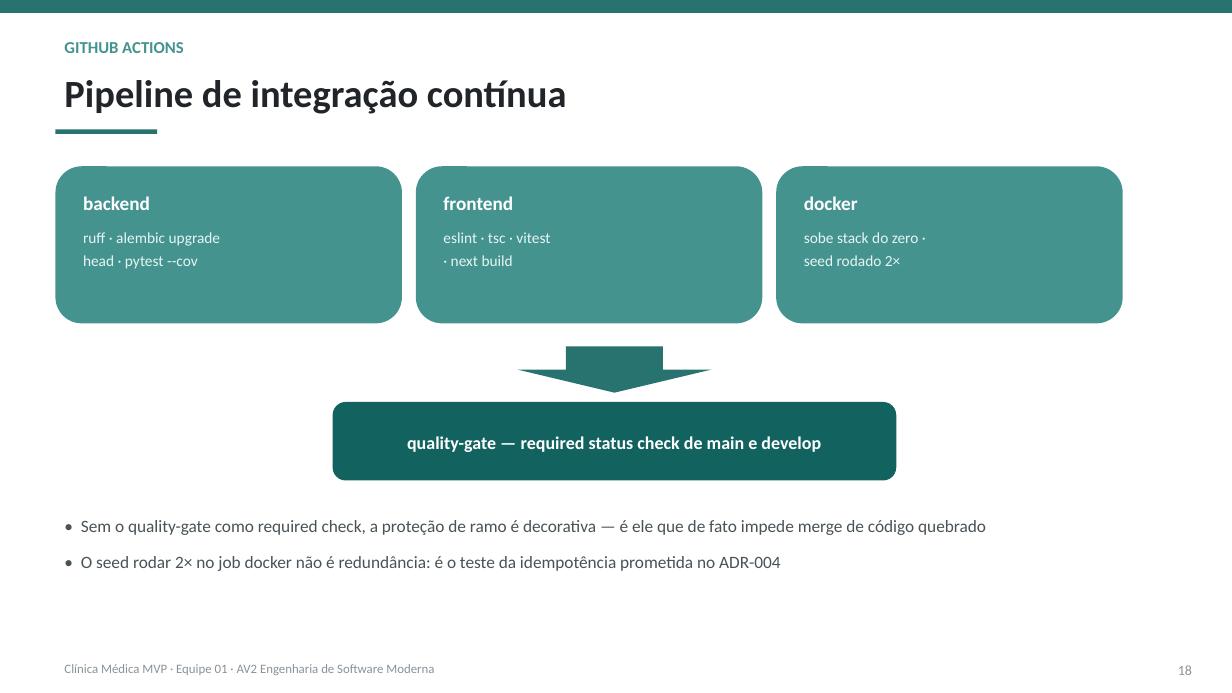
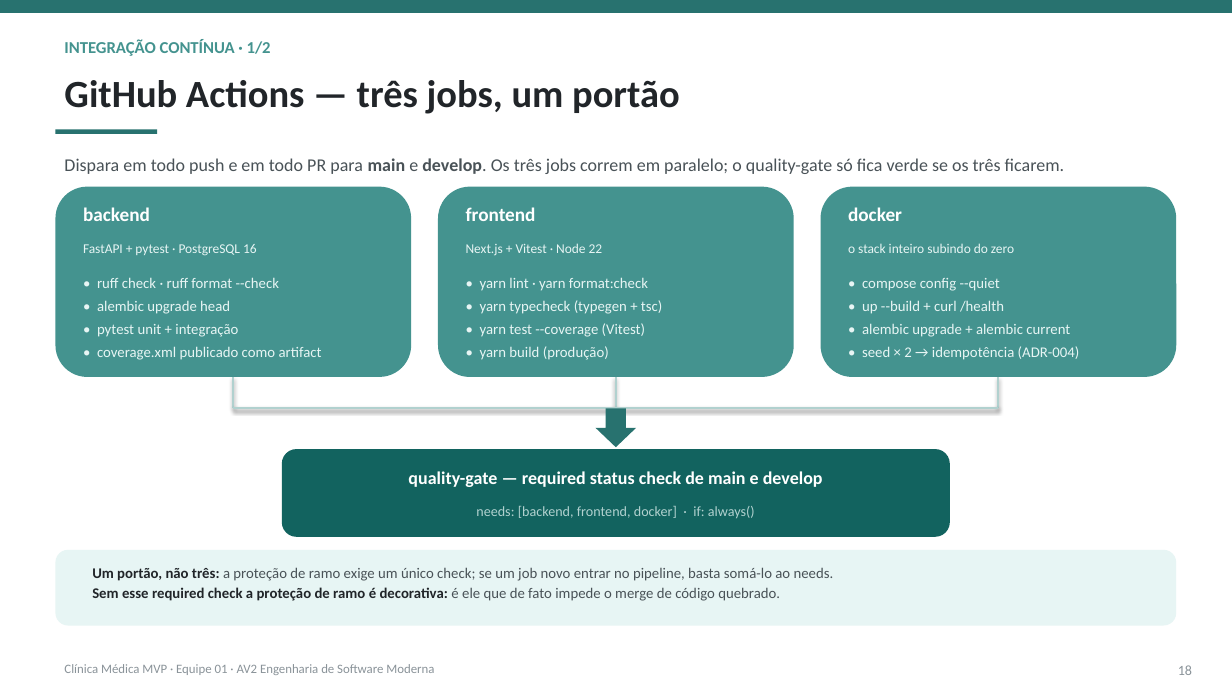
Before and after one commit to jacksoncassemiro/av2-grupo-1-engenharia-software-moderna-oxetech-academy, a slide deck: slide 18 of docs/apresentacao/apresentacao-final-av2-equipe01.pptx. Drawn at 1232x693 pixels with LibreOffice and Linux fonts; fonts in the diff are those of the drawing. Boxes give left, top, right and bottom in pixels: in the first picture for what was removed or moved away, otherwise in the second. Text is boxed around its words. In the diff, an @@ line names an element or a change of style, - is before the commit and + after.

```diff
--- a/docs/apresentacao/apresentacao-final-av2-equipe01.pptx
+++ b/docs/apresentacao/apresentacao-final-av2-equipe01.pptx
@@ text at (x1=64, y1=40, x2=271, y2=56): text changed @@
-GITHUB ACTIONS
+INTEGRAÇÃO CONTÍNUA · 1/2
@@ text at (x1=64, y1=80, x2=680, y2=114): text changed @@
-Pipeline de integração contínua
+GitHub Actions — três jobs, um portão
@@ text added at (x1=64, y1=158, x2=1065, y2=174), 14 pt, text #495257 @@
+Dispara em todo push e em todo PR para main e develop. Os três jobs correm em paralelo; o quality-gate só fica verde se os três ficarem.
@@ rounded rectangle resized from (x1=55, y1=166, x2=402, y2=323) to (x1=55, y1=187, x2=411, y2=377) @@
@@ text "backend" moved from (x1=83, y1=196, x2=150, y2=210) to (x1=83, y1=207, x2=150, y2=221) @@
@@ rounded rectangle resized from (x1=416, y1=166, x2=762, y2=323) to (x1=438, y1=187, x2=794, y2=377) @@
@@ text "frontend" moved from (x1=443, y1=196, x2=513, y2=210) to (x1=466, y1=207, x2=536, y2=221) @@
@@ rounded rectangle resized from (x1=776, y1=166, x2=1123, y2=323) to (x1=821, y1=187, x2=1177, y2=377) @@
@@ text "docker" moved from (x1=804, y1=196, x2=858, y2=210) to (x1=848, y1=207, x2=902, y2=221) @@
@@ text removed at (x1=443, y1=232, x2=550, y2=266) @@
-eslint · tsc · vitest
-· next build
@@ text added at (x1=83, y1=244, x2=257, y2=256), 10.5 pt, text #E7F5F4 @@
+FastAPI + pytest · PostgreSQL 16
@@ text added at (x1=466, y1=243, x2=603, y2=256), 10.5 pt, text #E7F5F4 @@
+Next.js + Vitest · Node 22
@@ text at (x1=848, y1=243, x2=1014, y2=253): text changed; size 12 to 10.5 pt @@
-sobe stack do zero ·
-seed rodado 2×
+o stack inteiro subindo do zero
@@ text at (x1=97, y1=277, x2=322, y2=360): text changed; size 12 to 11.5 pt @@
-ruff · alembic upgrade
-head · pytest --cov
+• ruff check · ruff format --check
+• alembic upgrade head
+• pytest unit + integração
+• coverage.xml publicado como artifact
@@ text added at (x1=480, y1=277, x2=662, y2=360), 11.5 pt, text #E7F5F4 @@
+• yarn lint · yarn format:check
+• yarn typecheck (typegen + tsc)
+• yarn test --coverage (Vitest)
+• yarn build (produção)
@@ text added at (x1=862, y1=278, x2=1080, y2=360), 11.5 pt, text #E7F5F4 @@
+• compose config --quiet
+• up --build + curl /health
+• alembic upgrade + alembic current
+• seed × 2 → idempotência (ADR-004)
@@ line added from (233, 377) to (233, 409), #B1D1CF 1.5 pt @@
@@ line added from (616, 377) to (616, 409), #B1D1CF 1.5 pt @@
@@ line added from (998, 377) to (998, 409), #B1D1CF 1.5 pt @@
@@ line added from (233, 409) to (998, 409), #B1D1CF 1.5 pt @@
@@ down arrow resized from (x1=518, y1=347, x2=712, y2=393) to (x1=596, y1=409, x2=637, y2=447) @@
@@ rounded rectangle resized from (x1=333, y1=402, x2=897, y2=481) to (x1=282, y1=449, x2=950, y2=537) @@
@@ text "quality-gate — required status check ..." moved from (x1=407, y1=436, x2=821, y2=452) to (x1=408, y1=471, x2=823, y2=487) @@
@@ text "quality-gate — required status check ..." at (x1=408, y1=471, x2=823, y2=487): vertical alignment middle to top @@
@@ text added at (x1=476, y1=506, x2=755, y2=518), 11 pt, text #B1D1CF @@
+needs: [backend, frontend, docker] · if: always()
@@ rounded rectangle added at (x1=55, y1=550, x2=1177, y2=626), fill #E7F5F4 @@
@@ text at (x1=92, y1=567, x2=834, y2=601): text changed; size 13.5 to 11.5 pt @@
-• Sem o quality-gate como required check, a proteção de ramo é decorativa — é ele que de fato impede merge de código quebrado
-• O seed rodar 2× no job docker não é redundância: é o teste da idempotência prometida no ADR-004
+Um portão, não três: a proteção de ramo exige um único check; se um job novo entrar no pipeline, basta somá-lo ao needs.
+Sem esse required check a proteção de ramo é decorativa: é ele que de fato impede o merge de código quebrado.
```
Also in this commit, not shown: 3 other slides changed, 1 slide added, 1 other file.
